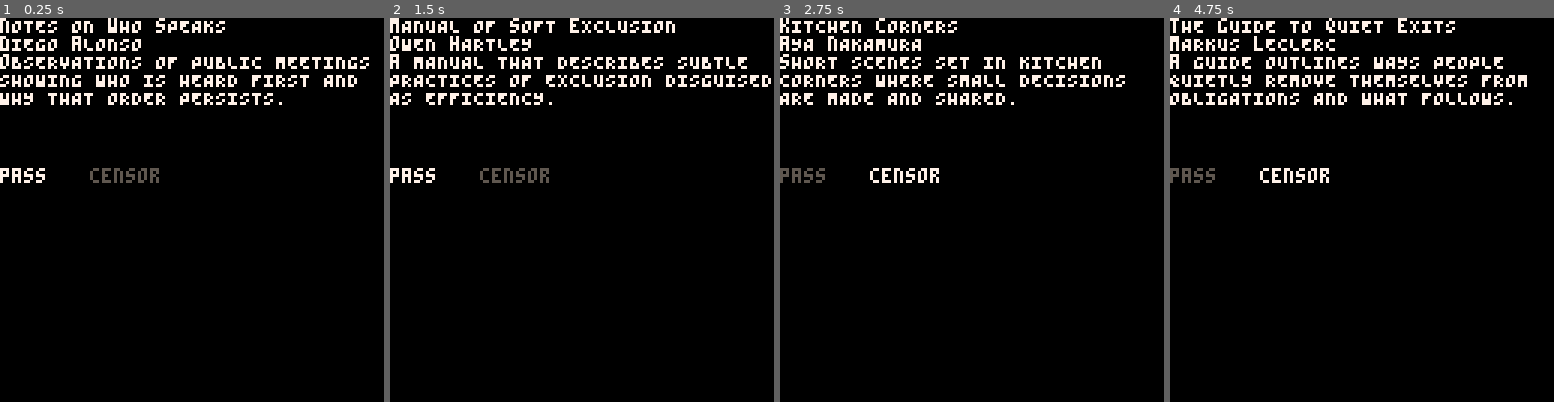
Above: before the commit, frames 1-4 (left to right).
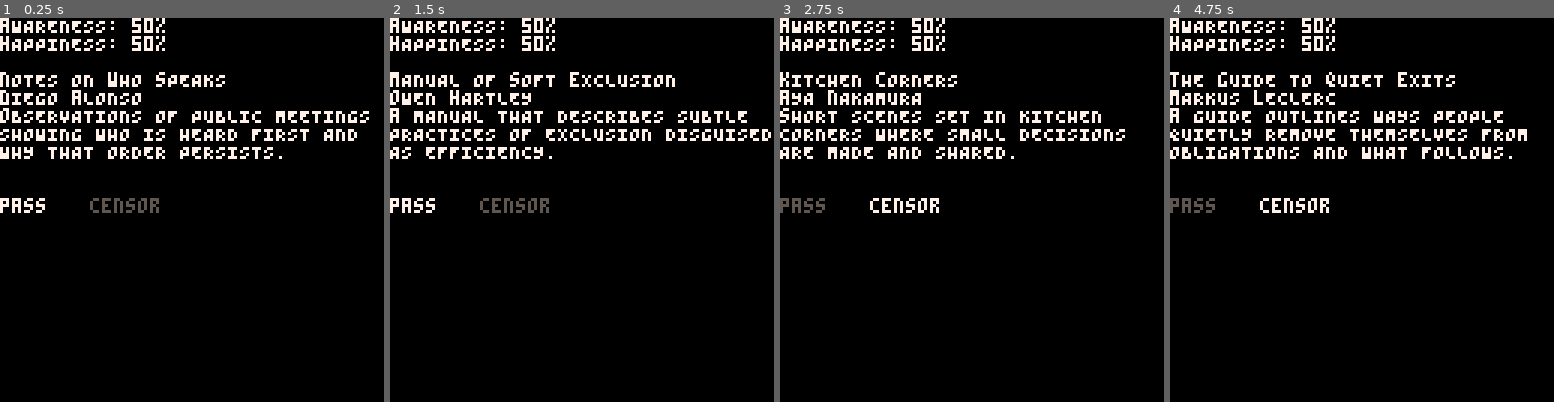
Above: after the commit, the same moments.

Repository: marco-vidali/dont_read_that_book
Game: PICO-8 cartridge dont_read_that_book.p8
Two runs of this game, one before a commit and one after it. Both use one fixed random seed, a clock stepped at 60 frames per second and the inputs below.
Inputs:
- Up to frame 1 (0.25 s): no input
- Up to frame 2 (1.5 s): tap O (Z key) at 0.7 s
- Up to frame 3 (2.75 s): hold Right 1.6-2.1 s; tap O (Z key) at 1.7, 2.1, 2.5 s; hold Right from 2.47 s (still down)
- Up to frame 4 (4.75 s): tap O (Z key) every 0.4 s from 2.9 to 4.5 s; release Right at 3.03 s; hold Left 3.08-3.58 s; hold Right 4.02-4.68 s

The runs differ from the first frame. In frame 1, 9.6% of the frame differs, in the area x 0-97%, y 0-51%; in frame 2, 8.6%; in frame 3, 8.2%; in frame 4, 9.6%, in the area x 0-93%, y 0-51%.

Commit message:
Add awareness and happiness indicators

Diff:
--- a/scripts/show_book.lua
+++ b/scripts/show_book.lua
@@ -1,6 +1,8 @@
 function _init()
     book = rnd(books)
     choice = 1
+    awareness = 50
+    happiness = 50
 end
 
 function _update()
@@ -34,15 +36,18 @@
 function _draw()
     cls()
 
-    print_wrapped(book.title, 0, 0, 7, 128)
-    print_wrapped(book.author, 0, 6, 7, 128)
-    print_wrapped(book.synopsis, 0, 12, 7, 128)
+    print("aWARENESS: " .. awareness .. "%", 0, 0, 7)
+    print("hAPPINESS: " .. happiness .. "%", 0, 6, 7)
+
+    print_wrapped(book.title, 0, 18, 7, 128)
+    print_wrapped(book.author, 0, 24, 7, 128)
+    print_wrapped(book.synopsis, 0, 30, 7, 128)
 
     if choice == 1 then
-        print("pass", 0, 50, 7)
-        print("censor", 30, 50, 5)
+        print("pass", 0, 60, 7)
+        print("censor", 30, 60, 5)
     elseif choice == 2 then
-        print("pass", 0, 50, 5)
-        print("censor", 30, 50, 7)
+        print("pass", 0, 60, 5)
+        print("censor", 30, 60, 7)
     end
 end
